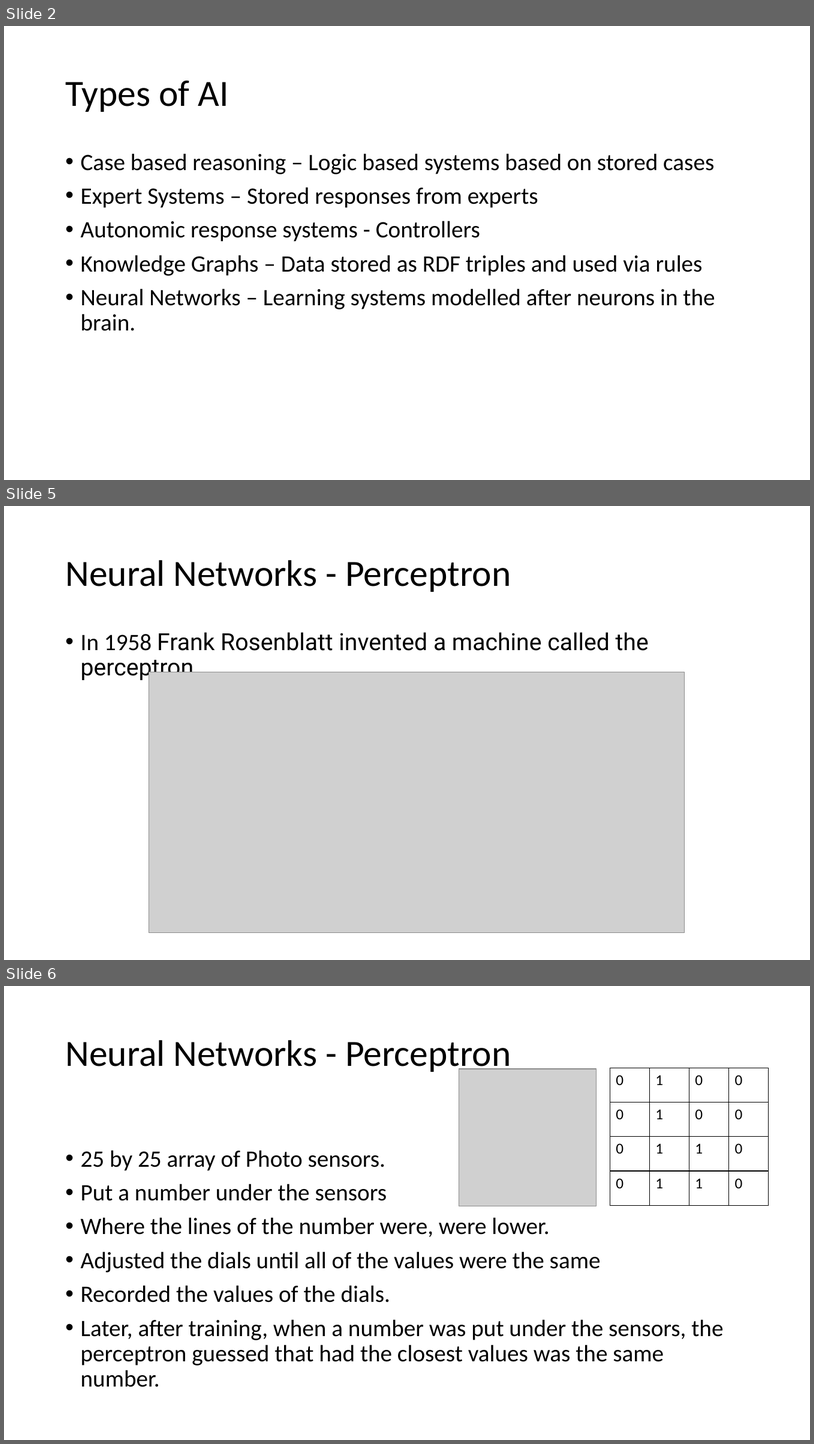
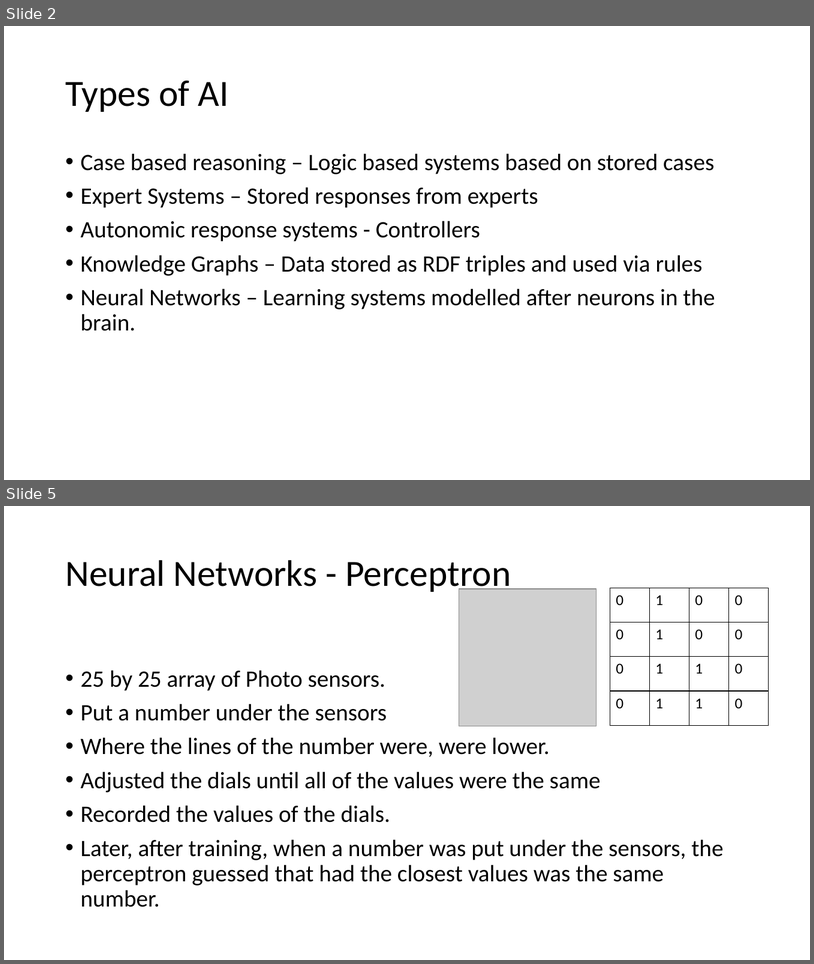
Before and after one commit to pstingley/Introduction-to-AI, a slide deck: Intro to AI.pptx. Shown one above the other, each under a label of ours: slides 2, 5 and 6 before the commit, slides 2 and 5 after it; the slides between them are not shown. The pictures are 814x1444 and 814x964 pixels, drawn with LibreOffice and Linux fonts; fonts in the diff are those of the drawing; grey boxes stand for pictures. Boxes give left, top, right and bottom in pixels: in the first picture for what was removed or moved away, otherwise in the second. Text is boxed around its words. In the diff, an @@ line names an element or a change of style, - is before the commit and + after.

```diff
--- a/Intro to AI.pptx
+++ b/Intro to AI.pptx
@@ slide 5 removed at <box>4,506,810,960</box>, background #FFFFFF @@
@@ title removed at <box>65,560,511,592</box> @@
-Neural Networks - Perceptron
@@ text removed at <box>81,632,649,681</box> @@
-• In 1958 Frank Rosenblatt invented a machine called the perceptron
@@ picture removed at <box>149,672,684,933</box> @@
@@ what was slide 6 is now slide 5 @@
```
Also in this commit, not shown: 4 slides changed.
